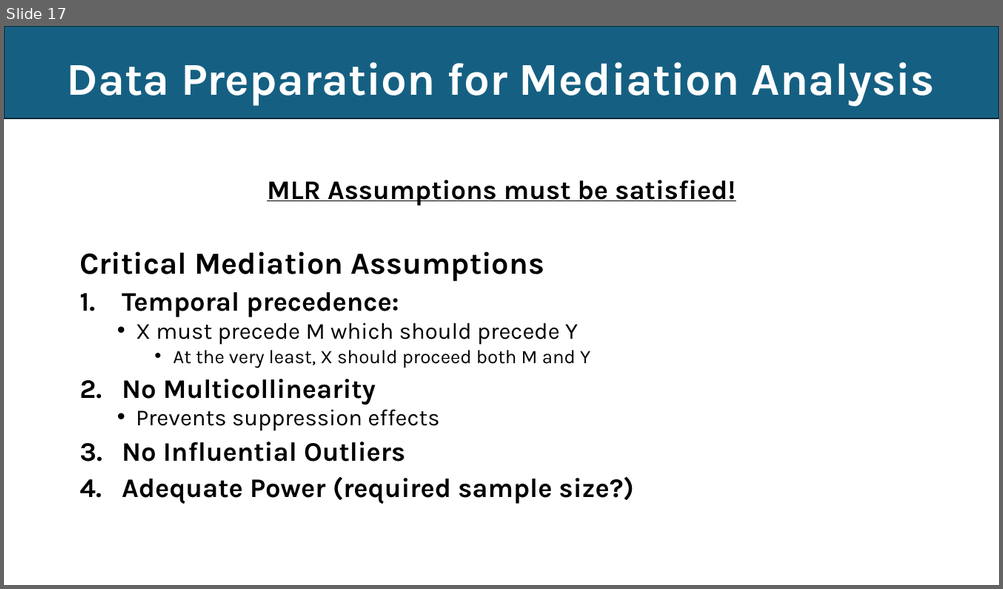
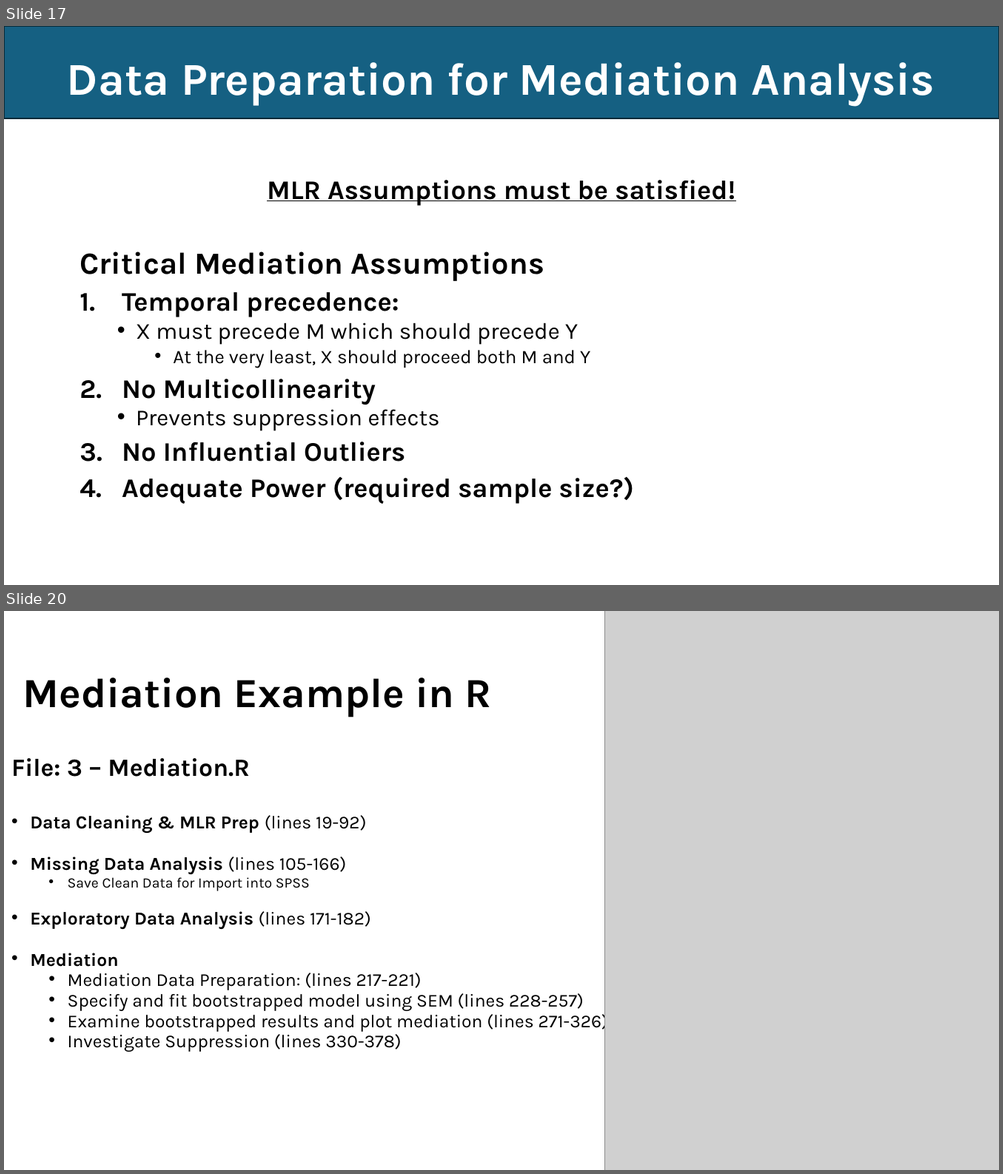
Before and after one commit to EwokOzwok/Data-Analysis-II---CBHPAR-Seminar, a slide deck: Data Analysis II - Mediation and Moderation.pptx. Shown one above the other, each under a label of ours: slide 17 before the commit, slides 17 and 20 after it; the slides between them are not shown. The pictures are 1003x589 and 1003x1174 pixels, drawn with LibreOffice and Linux fonts; fonts in the diff are those of the drawing; grey boxes stand for pictures. Boxes give left, top, right and bottom in pixels: in the first picture for what was removed or moved away, otherwise in the second. Text is boxed around its words. In the diff, an @@ line names an element or a change of style, - is before the commit and + after.

```diff
--- a/Data Analysis II - Mediation and Moderation.pptx
+++ b/Data Analysis II - Mediation and Moderation.pptx
@@ slide 20 added at [4, 611, 999, 1170], background #FFFFFF @@
@@ picture added at [605, 611, 999, 1170] @@
@@ title added at [23, 678, 492, 718], 40 pt, text #000000, bold @@
+Mediation Example in R
@@ text added at [11, 758, 608, 1052], 17.6 pt, text #000000 @@
+File: 3 – Mediation.R
+• Data Cleaning & MLR Prep (lines 19-92)
+• Missing Data Analysis (lines 105-166)
+  • Save Clean Data for Import into SPSS
+• Exploratory Data Analysis (lines 171-182)
+• Mediation
+  • Mediation Data Preparation: (lines 217-221)
+  • Specify and fit bootstrapped model using SEM (lines 228-257)
+  • Examine bootstrapped results and plot mediation (lines 271-326)
+  • Investigate Suppression (lines 330-378)
```
Also in this commit, not shown: 3 slides changed, 2 other slides added, 3 other files.
